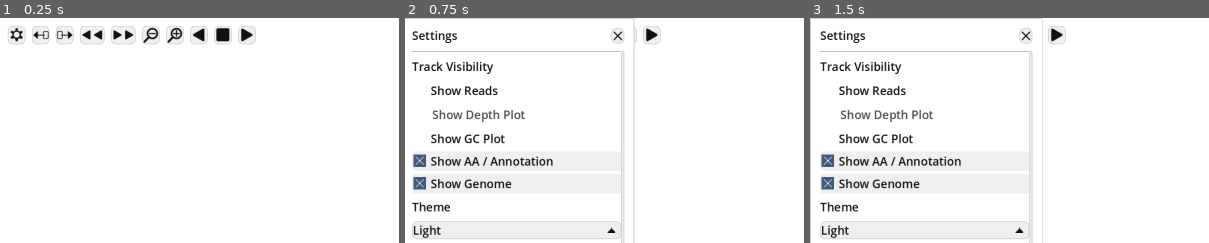
Above: before the commit, frames 1-3 (left to right).
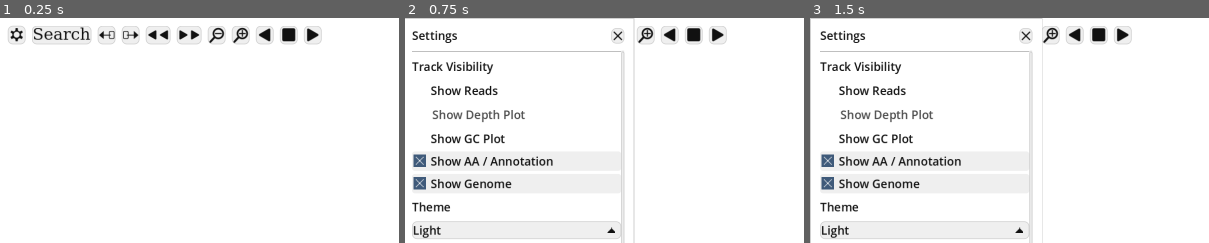
Above: after the commit, the same moments.

Repository: martinghunt/seqhiker
Game: Godot game, scene res://scenes/Main.tscn
Two runs of this game, one before a commit and one after it. Both use one fixed random seed, a clock stepped at 60 frames per second and the inputs below.
Inputs (mouse positions are % of the whole screen's width and height, from its top left):
- Up to frame 1 (0.25 s): no input
- Up to frame 2 (0.75 s): click "C" at 0.5 s
- Up to frame 3 (1.5 s): click (8, 4) at 1.25 s, where only the run after the commit has a clickable "Search"
The pictures show only the part of the screen within x 0-50%, y 0-50%; the shares and areas given below are measured in that part.

The runs differ from the first frame. In frame 1, 2.7% of the frame differs, in the area x 8-81%, y 3-12%; in frame 2, 0.9%; in frame 3, 0.9%.

Commit message:
Add search

Diff:
--- a/project.godot
+++ b/project.godot
@@ -64,6 +64,12 @@
 seqhiker_close_right_panel={
 "deadzone": 0.5,
 "events": [Object(InputEventKey,"resource_local_to_scene":false,"resource_name":"","device":0,"window_id":0,"alt_presse …(194 unchanged characters)…
+]
+}
+seqhiker_toggle_search={
+"deadzone": 0.5,
+"events": [Object(InputEventKey,"resource_local_to_scene":false,"resource_name":"","device":0,"window_id":0,"alt_pressed":false,"shift_pressed":false,"ctrl_pressed":true,"meta_pressed":false,"pressed":false,"keycode":70,"physical_keycode":0,"key_label":0,"unicode":0,"location":0,"echo":false,"script":null)
+, Object(InputEventKey,"resource_local_to_scene":false,"resource_name":"","device":0,"window_id":0,"alt_pressed":false,"shift_pressed":false,"ctrl_pressed":false,"meta_pressed":true,"pressed":false,"keycode":70,"physical_keycode":0,"key_label":0,"unicode":0,"location":0,"echo":false,"script":null)
 ]
 }
 seqhiker_view_slot_load_1={
--- a/scenes/Main.tscn
+++ b/scenes/Main.tscn
@@ -9,6 +9,12 @@
 
 [sub_resource type="Shortcut" id="Shortcut_toggle_settings"]
 events = [SubResource("InputEventAction_toggle_settings")]
+
+[sub_resource type="InputEventAction" id="InputEventAction_toggle_search"]
+action = &"seqhiker_toggle_search"
+
+[sub_resource type="Shortcut" id="Shortcut_toggle_search"]
+events = [SubResource("InputEventAction_toggle_search")]
 
 [sub_resource type="InputEventAction" id="InputEventAction_pan_left"]
 action = &"seqhiker_pan_left"
@@ -113,6 +119,14 @@
 grow_horizontal = 2
 grow_vertical = 2
 theme_override_constants/separation = 8
+
+[node name="SearchButton" type="Button" parent="Root/TopBar/ActionClipper/ActionStrip"]
+layout_mode = 2
+tooltip_text = "Open search panel"
+theme_override_fonts/font = ExtResource("2_0bbpv")
+shortcut = SubResource("Shortcut_toggle_search")
+shortcut_in_tooltip = false
+text = "Search"
 
 [node name="PanLeftButton" type="Button" parent="Root/TopBar/ActionClipper/ActionStrip"]
 layout_mode = 2
--- a/scripts/genome_view.gd
+++ b/scripts/genome_view.gd
@@ -2002,6 +2002,23 @@
 		_region_select_has_selection = false
 		emit_signal("region_selection_changed", false, 0, 0)
 
+func set_region_selection(start_bp: int, end_bp: int) -> void:
+	_region_select_dragging = false
+	var bp0 := mini(start_bp, end_bp)
+	var bp1 := maxi(start_bp, end_bp)
+	# Internal selection stores [start_edge, end_edge) while emitted/visible is inclusive.
+	_region_select_start_edge = bp0
+	_region_select_end_edge = bp1 + 1
+	_region_select_has_selection = true
+	emit_signal("region_selection_changed", true, bp0, bp1)
+	queue_redraw()
+
+func clear_region_selection() -> void:
+	_region_select_dragging = false
+	_region_select_has_selection = false
+	emit_signal("region_selection_changed", false, 0, 0)
+	queue_redraw()
+
 func auto_scroll_bp(delta_bp: float) -> bool:
 	if _plot_width() <= 0:
 		return true
--- a/scripts/main.gd
+++ b/scripts/main.gd
@@ -53,12 +53,19 @@
 const VIEW_SLOT_COUNT := 9
 const VIEW_SLOT_LOAD_ACTION_PREFIX := "seqhiker_view_slot_load_"
 const VIEW_SLOT_SAVE_ACTION_PREFIX := "seqhiker_view_slot_save_"
+const SEARCH_MODE_ANNOTATION := 0
+const SEARCH_MODE_DNA_EXACT := 1
+const SEARCH_SCOPE_CURRENT := 0
+const SEARCH_SCOPE_ALL := 1
+const SEARCH_DNA_MIN_LEN_DEFAULT := 12
+const SEARCH_MAX_HITS := 5000
 
 @onready var background: ColorRect = $Background
 @onready var genome_view: Control = $Root/ContentMargin/GenomeView
 @onready var settings_panel: PanelContainer = $SettingsPanel
 @onready var top_bar: HBoxContainer = $Root/TopBar
 @onready var settings_toggle_button: Button = $Root/TopBar/SettingsToggleButton
+@onready var search_button: Button = $Root/TopBar/ActionClipper/ActionStrip/SearchButton
 @onready var pan_left_button: Button = $Root/TopBar/ActionClipper/ActionStrip/PanLeftButton
 @onready var jump_start_button: Button = $Root/TopBar/ActionClipper/ActionStrip/JumpStartButton
 @onready var pan_right_button: Button = $Root/TopBar/ActionClipper/ActionStrip/PanRightButton
@@ -186,6 +193,17 @@
 var _chromosomes: Array[Dictionary] = []
 var _concat_segments: Array[Dictionary] = []
 var _track_settings_box: VBoxContainer
+var _search_box: VBoxContainer
+var _search_mode_option: OptionButton
+var _search_scope_option: OptionButton
+var _search_query_edit: LineEdit
+var _search_min_len_spin: SpinBox
+var _search_revcomp_cb: CheckBox
+var _search_case_sensitive_cb: CheckBox
+var _search_results_list: ItemList
+var _search_status_label: Label
+var _search_hits: Array[Dictionary] = []
+var _search_running := false
 var _track_settings_open := false
 var _active_track_settings_id := ""
 var _debug_enabled := false
@@ -324,6 +342,7 @@
 	play_button.pressed.connect(_start_auto_play)
 	play_left_button.pressed.connect(_start_auto_play_left)
 	stop_button.pressed.connect(_stop_auto_play)
+	search_button.pressed.connect(_toggle_search_panel)
 	genome_view.viewport_changed.connect(_on_viewport_changed)
 	genome_view.feature_clicked.connect(_on_feature_clicked)
 	genome_view.read_clicked.connect(_on_read_clicked)
@@ -349,6 +368,7 @@
 func _disable_button_focus() -> void:
 	var controls := [
 		settings_toggle_button,
+		search_button,
 		pan_left_button,
 		jump_start_button,
 		pan_right_button,
@@ -655,6 +675,80 @@
 	_track_settings_box = VBoxContainer.new()
 	_track_settings_box.visible = false
 	feature_content.add_child(_track_settings_box)
+	_search_box = VBoxContainer.new()
+	_search_box.visible = false
+	_search_box.add_theme_constant_override("separation", 8)
+	feature_content.add_child(_search_box)
+
+	var mode_label := Label.new()
+	mode_label.text = "Mode"
+	_search_mode_option = OptionButton.new()
+	_search_mode_option.add_item("Annotation text", SEARCH_MODE_ANNOTATION)
+	_search_mode_option.add_item("DNA exact", SEARCH_MODE_DNA_EXACT)
+	_search_mode_option.select(0)
+	_search_mode_option.item_selected.connect(_on_search_mode_changed)
+	_search_box.add_child(mode_label)
+	_search_box.add_child(_search_mode_option)
+
+	var scope_label := Label.new()
+	scope_label.text = "Scope"
+	_search_scope_option = OptionButton.new()
+	_search_scope_option.add_item("Current sequence", SEARCH_SCOPE_CURRENT)
+	_search_scope_option.add_item("All sequences", SEARCH_SCOPE_ALL)
+	_search_scope_option.select(SEARCH_SCOPE_CURRENT)
+	_search_box.add_child(scope_label)
+	_search_box.add_child(_search_scope_option)
+
+	var query_label := Label.new()
+	query_label.text = "Query"
+	_search_query_edit = LineEdit.new()
+	_search_query_edit.placeholder_text = "Name, ID, type, source..."
+	_search_query_edit.text_submitted.connect(func(_text: String) -> void:
+		_run_search()
+	)
+	_search_box.add_child(query_label)
+	_search_box.add_child(_search_query_edit)
+
+	var min_len_label := Label.new()
+	min_len_label.text = "DNA min length"
+	min_len_label.visible = false
+	_search_min_len_spin = SpinBox.new()
+	_search_min_len_spin.min_value = 4
+	_search_min_len_spin.max_value = 1000
+	_search_min_len_spin.step = 1
+	_search_min_len_spin.value = SEARCH_DNA_MIN_LEN_DEFAULT
+	_search_min_len_spin.visible = false
+	_search_box.add_child(min_len_label)
+	_search_box.add_child(_search_min_len_spin)
+	_search_mode_option.set_meta("min_len_label", min_len_label)
+	_search_revcomp_cb = CheckBox.new()
+	_search_revcomp_cb.text = "Include reverse-complement"
+	_search_revcomp_cb.visible = false
+	_search_box.add_child(_search_revcomp_cb)
+	_search_case_sensitive_cb = CheckBox.new()
+	_search_case_sensitive_cb.text = "Case-sensitive"
+	_search_case_sensitive_cb.button_pressed = false
+	_search_case_sensitive_cb.visible = true
+	_search_box.add_child(_search_case_sensitive_cb)
+
+	var run_button := Button.new()
+	run_button.text = "Search"
+	run_button.pressed.connect(func() -> void:
+		_run_search()
+	)
+	_search_box.add_child(run_button)
+
+	_search_status_label = Label.new()
+	_search_status_label.autowrap_mode = TextServer.AUTOWRAP_WORD_SMART
+	_search_status_label.text = "Ready."
+	_search_box.add_child(_search_status_label)
+
+	_search_results_list = ItemList.new()
+	_search_results_list.custom_minimum_size = Vector2(0, 260)
+	_search_results_list.size_flags_vertical = Control.SIZE_EXPAND_FILL
+	_search_results_list.item_selected.connect(_on_search_result_selected)
+	_search_results_list.item_activated.connect(_on_search_result_selected)
+	_search_box.add_child(_search_results_list)
 
 func _on_read_view_selected(index: int) -> void:
 	_read_view_option.select(index)
@@ -939,6 +1033,8 @@
 		_close_feature_panel()
 		return
 	_set_feature_labels_visible(false)
+	if _search_box != null:
+		_search_box.visible = false
 	feature_name_label.visible = true
 	feature_title_label.text = "%s track settings" % _track_label_for_id(track_id)
 	feature_name_label.text = ""
@@ -1177,6 +1273,261 @@
 	_feature_panel_open = true
 	_slide_feature_panel(true, true)
 
+func _toggle_search_panel() -> void:
+	if _search_box == null:
+		return
+	if _feature_panel_open and _search_box.visible:
+		_close_feature_panel()
+		return
+	_track_settings_open = false
+	_active_track_settings_id = ""
+	_set_feature_labels_visible(false)
+	feature_title_label.text = "Search"
+	feature_name_label.visible = false
+	feature_type_label.visible = false
+	feature_range_label.visible = false
+	feature_strand_label.visible = false
+	feature_source_label.visible = false
+	feature_seq_label.visible = false
+	if _track_settings_box != null:
+		_track_settings_box.visible = false
+	_search_box.visible = true
+	_feature_panel_open = true
+	_slide_feature_panel(true, true)
+	if _search_query_edit != null:
+		_search_query_edit.grab_focus()
+
+func _on_search_mode_changed(index: int) -> void:
+	if _search_mode_option == null:
+		return
+	var mode := int(_search_mode_option.get_item_id(index))
+	var show_dna := mode == SEARCH_MODE_DNA_EXACT
+	var min_len_label: Label = _search_mode_option.get_meta("min_len_label", null)
+	if min_len_label != null:
+		min_len_label.visible = show_dna
+	if _search_min_len_spin != null:
+		_search_min_len_spin.visible = show_dna
+	if _search_revcomp_cb != null:
+		_search_revcomp_cb.visible = show_dna
+	if _search_case_sensitive_cb != null:
+		_search_case_sensitive_cb.visible = not show_dna
+	if _search_query_edit != null:
+		_search_query_edit.placeholder_text = "ATGC..." if show_dna else "Name, ID, type, source..."
+
+func _run_search() -> void:
+	if _search_running:
+		return
+	if _search_query_edit == null or _search_status_label == null or _search_results_list == null:
+		return
+	var q := _search_query_edit.text.strip_edges()
+	if q.is_empty():
+		_search_status_label.text = "Enter a query."
+		return
+	_search_running = true
+	_search_hits.clear()
+	_search_results_list.clear()
+	var mode := int(_search_mode_option.get_selected_id())
+	var scope := int(_search_scope_option.get_selected_id()) if _search_scope_option != null else SEARCH_SCOPE_CURRENT
+	var chr_filter := _search_chr_ids_for_scope(scope)
+	if chr_filter.is_empty():
+		_search_status_label.text = "No sequence selected."
+		_search_running = false
+		return
+	var truncated := false
+	var ok := true
+	var case_sensitive := _search_case_sensitive_cb != null and _search_case_sensitive_cb.button_pressed
+	if mode == SEARCH_MODE_DNA_EXACT:
+		var clean := q.to_upper().replace(" ", "").replace("\n", "").replace("\t", "")
+		var min_len := maxi(1, int(_search_min_len_spin.value))
+		if clean.length() < min_len:
+			_search_status_label.text = "DNA query too short (min %d)." % min_len
+			_search_running = false
+			return
+		_search_status_label.text = "Searching DNA..."
+		var include_revcomp := _search_revcomp_cb != null and _search_revcomp_cb.button_pressed
+		var dna_res: Dictionary = await _search_dna_exact(clean, chr_filter, include_revcomp)
+		ok = bool(dna_res.get("ok", false))
+		truncated = bool(dna_res.get("truncated", false))
+	else:
+		_search_status_label.text = "Searching annotations..."
+		var ann_res: Dictionary = await _search_annotations_text(q, chr_filter, case_sensitive)
+		ok = bool(ann_res.get("ok", false))
+		truncated = bool(ann_res.get("truncated", false))
+	if not ok:
+		_search_running = false
+		return
+	_populate_search_results()
+	var msg := "%d hit(s)" % _search_hits.size()
+	if truncated:
+		msg += " (truncated at %d)" % SEARCH_MAX_HITS
+	_search_status_label.text = msg
+	_search_running = false
+
+func _search_chr_ids_for_scope(scope: int) -> PackedInt32Array:
+	var out := PackedInt32Array()
+	if scope == SEARCH_SCOPE_ALL:
+		for c_any in _chromosomes:
+			var c: Dictionary = c_any
+			out.append(int(c.get("id", -1)))
+		return out
+	if _selected_seq_id >= 0:
+		out.append(_selected_seq_id)
+	return out
+
+func _search_annotations_text(query: String, chr_filter: PackedInt32Array, case_sensitive: bool) -> Dictionary:
+	var truncated := false
+	var needle := query if case_sensitive else query.to_lower()
+	for c_any in _chromosomes:
+		var c: Dictionary = c_any
+		var chr_id := int(c.get("id", -1))
+		if chr_filter.find(chr_id) < 0:
+			continue
+		var chr_name := str(c.get("name", "chr"))
+		var resp: Dictionary = _zem.get_annotations(chr_id, 0, 0x7fffffff, 65535, 1)
+		if not resp.get("ok", false):
+			_search_status_label.text = "Annotation search failed: %s" % resp.get("error", "error")
+			return {"ok": false, "truncated": false}
+		for f_any in resp.get("features", []):
+			var f: Dictionary = f_any
+			var blob := "%s %s %s %s %s" % [
+				str(f.get("name", "")),
+				str(f.get("id", "")),
+				str(f.get("type", "")),
+				str(f.get("source", "")),
+				str(f.get("seq_name", chr_name))
+			]
+			var haystack := blob if case_sensitive else blob.to_lower()
+			if haystack.find(needle) < 0:
+				continue
+			_search_hits.append({
+				"kind": "annotation",
+				"chr_id": chr_id,
+				"chr_name": chr_name,
+				"start": int(f.get("start", 0)),
+				"end": int(f.get("end", int(f.get("start", 0)) + 1)),
+				"label": str(f.get("name", str(f.get("type", "feature"))))
+			})
+			if _search_hits.size() >= SEARCH_MAX_HITS:
+				truncated = true
+				return {"ok": true, "truncated": truncated}
+		await get_tree().process_frame
+	return {"ok": true, "truncated": truncated}
+
+func _search_dna_exact(pattern: String, chr_filter: PackedInt32Array, include_revcomp: bool) -> Dictionary:
+	var truncated := false
+	var rc_pattern := _revcomp_dna(pattern)
+	var use_rc := include_revcomp and not rc_pattern.is_empty() and rc_pattern != pattern
+	for c_any in _chromosomes:
+		var c: Dictionary = c_any
+		var chr_id := int(c.get("id", -1))
+		if chr_filter.find(chr_id) < 0:
+			continue
+		var chr_name := str(c.get("name", "chr"))
+		var chr_len := int(c.get("length", 0))
+		var resp: Dictionary = _zem.get_reference_slice(chr_id, 0, chr_len)
+		if not resp.get("ok", false):
+			_search_status_label.text = "DNA search failed: %s" % resp.get("error", "error")
+			return {"ok": false, "truncated": false}
+		var seq := str(resp.get("sequence", "")).to_upper()
+		var at := seq.find(pattern, 0)
+		while at >= 0:
+			_search_hits.append({
+				"kind": "dna",
+				"chr_id": chr_id,
+				"chr_name": chr_name,
+				"start": at,
+				"end": at + pattern.length(),
+				"label": pattern,
+				"strand": "+"
+			})
+			if _search_hits.size() >= SEARCH_MAX_HITS:
+				truncated = true
+				return {"ok": true, "truncated": truncated}
+			at = seq.find(pattern, at + 1)
+		if use_rc:
+			var at_rc := seq.find(rc_pattern, 0)
+			while at_rc >= 0:
+				_search_hits.append({
+					"kind": "dna",
+					"chr_id": chr_id,
+					"chr_name": chr_name,
+					"start": at_rc,
+					"end": at_rc + rc_pattern.length(),
+					"label": rc_pattern,
+					"strand": "-"
+				})
+				if _search_hits.size() >= SEARCH_MAX_HITS:
+					truncated = true
+					return {"ok": true, "truncated": truncated}
+				at_rc = seq.find(rc_pattern, at_rc + 1)
+		await get_tree().process_frame
+	return {"ok": true, "truncated": truncated}
+
+func _revcomp_dna(seq: String) -> String:
+	var s := seq.to_upper()
+	var chars: Array[String] = []
+	chars.resize(s.length())
+	for i in range(s.length()):
+		var c := s.substr(i, 1)
+		match c:
+			"A":
+				chars[s.length() - 1 - i] = "T"
+			"T":
+				chars[s.length() - 1 - i] = "A"
+			"C":
+				chars[s.length() - 1 - i] = "G"
+			"G":
+				chars[s.length() - 1 - i] = "C"
+			_:
+				return ""
+	return "".join(chars)
+
+func _populate_search_results() -> void:
+	_search_results_list.clear()
+	for hit_any in _search_hits:
+		var hit: Dictionary = hit_any
+		var strand_tag := ""
+		if hit.has("strand"):
+			strand_tag = " (%s)" % str(hit.get("strand", ""))
+		var text := "%s:%d-%d  %s" % [
+			str(hit.get("chr_name", "chr")),
+			int(hit.get("start", 0)),
+			int(hit.get("end", 0)),
+			"%s%s" % [str(hit.get("label", "match")), strand_tag]
+		]
+		_search_results_list.add_item(text)
+
+func _on_search_result_selected(index: int) -> void:
+	if index < 0 or index >= _search_hits.size():
+		return
+	_jump_to_search_hit(_search_hits[index])
+
+func _jump_to_search_hit(hit_any: Dictionary) -> void:
+	var hit: Dictionary = hit_any
+	var hit_kind := str(hit.get("kind", ""))
+	var chr_id := int(hit.get("chr_id", -1))
+	var start_bp := int(hit.get("start", 0))
+	var end_bp := int(hit.get("end", start_bp + 1))
+	if _seq_view_mode != SEQ_VIEW_SINGLE:
+		_seq_view_option.select(SEQ_VIEW_SINGLE)
+		_on_seq_view_selected(SEQ_VIEW_SINGLE)
+	for i in range(_seq_option.item_count):
+		if int(_seq_option.get_item_id(i)) == chr_id:
+			_seq_option.select(i)
+			_on_seq_selected(i)
+			break
+	var width_px := maxf(1.0, genome_view.size.x)
+	var current_bp_per_px := clampf(_last_bp_per_px, genome_view.min_bp_per_px, genome_view.max_bp_per_px)
+	var view_span_bp := int(ceil(current_bp_per_px * width_px))
+	var center_bp := 0.5 * float(start_bp + end_bp)
+	var target_start := maxi(0, int(floor(center_bp - 0.5 * float(view_span_bp))))
+	genome_view.set_view_state(float(target_start), current_bp_per_px)
+	if hit_kind == "dna":
+		genome_view.set_region_selection(start_bp, maxi(start_bp, end_bp - 1))
+	else:
+		genome_view.clear_region_selection()
+	_schedule_fetch()
+
 func _set_feature_labels_visible(show_labels: bool) -> void:
 	feature_type_label.visible = show_labels
 	feature_range_label.visible = show_labels
@@ -1226,12 +1577,36 @@
 	feature_source_label.add_theme_color_override("default_color", palette["text"])
 	feature_seq_label.add_theme_color_override("default_color", palette["text"])
 	status_message_label.add_theme_color_override("font_color", palette["text"])
+	_apply_search_theme(palette)
 	_apply_topbar_button_font_size()
+
+func _apply_search_theme(palette: Dictionary) -> void:
+	if _search_results_list != null:
+		var item_keys := [
+			"font_color",
+			"font_selected_color",
+			"font_hovered_color",
+			"font_hovered_selected_color",
+			"font_disabled_color",
+			"font_outline_color",
+			"selection_fill",
+			"selection_rect"
+		]
+		for key_any in item_keys:
+			_search_results_list.remove_theme_color_override(str(key_any))
+		_search_results_list.remove_theme_stylebox_override("panel")
+		_search_results_list.remove_theme_stylebox_override("focus")
+	if _search_status_label != null:
+		_search_status_label.add_theme_color_override("font_color", palette["text"])
+	if _search_query_edit != null:
+		_search_query_edit.add_theme_color_override("font_color", palette["text"])
+		_search_query_edit.add_theme_color_override("font_placeholder_color", palette.get("grid", palette["text"]))
 
 func _apply_topbar_button_font_size() -> void:
 	var topbar_font_size := clampi(_ui_font_size + 6, MIN_UI_FONT_SIZE, MAX_UI_FONT_SIZE + 6)
 	var topbar_buttons := [
 		settings_toggle_button,
+		search_button,
 		pan_left_button,
 		pan_right_button,
 		zoom_out_button,
@@ -2219,6 +2594,13 @@
 	if file_list.item_count == 0:
 		file_list.add_item(FILE_LIST_PLACEHOLDER)
 		file_list.set_item_disabled(0, true)
+	for i in range(file_list.item_count):
+		if file_list.is_item_disabled(i):
+			var muted := _theme_text_color
+			muted.a = 0.7
+			file_list.set_item_custom_fg_color(i, muted)
+		else:
+			file_list.set_item_custom_fg_color(i, _theme_text_color)
 	var font := file_list.get_theme_font("font")
 	var font_size := file_list.get_theme_font_size("font_size")
 	var row_h := 20.0
@@ -2490,6 +2872,8 @@
 	_set_feature_labels_visible(true)
 	if _track_settings_box != null:
 		_track_settings_box.visible = false
+	if _search_box != null:
+		_search_box.visible = false
 	feature_name_label.text = "Name: %s" % str(feature.get("name", "-"))
 	feature_type_label.text = "Type: %s" % str(feature.get("type", "-"))
 	feature_range_label.text = "Range: %d - %d" % [int(feature.get("start", 0)), int(feature.get("end", 0))]
@@ -2510,6 +2894,8 @@
 	_set_feature_labels_visible(true)
 	if _track_settings_box != null:
 		_track_settings_box.visible = false
+	if _search_box != null:
+		_search_box.visible = false
 	var read_name := str(read.get("name", ""))
 	if read_name.is_empty():
 		read_name = "(unnamed)"
@@ -2555,6 +2941,8 @@
 	_active_track_settings_id = ""
 	if _track_settings_box != null:
 		_track_settings_box.visible = false
+	if _search_box != null:
+		_search_box.visible = false
 	_slide_feature_panel(false, true)
 
 func _process(delta: float) -> void:
--- a/scripts/themes.gd
+++ b/scripts/themes.gd
@@ -318,22 +318,35 @@
 
 func _set_item_list_styles(theme: Theme, p: Dictionary) -> void:
 	var panel := StyleBoxFlat.new()
-	panel.bg_color = p["field_bg"]
-	panel.border_color = p["field_border"]
+	panel.bg_color = p["button_bg"]
+	panel.border_color = p["border"]
 	panel.set_border_width_all(1)
 	panel.set_corner_radius_all(6)
 	theme.set_stylebox("panel", "ItemList", panel)
 
 	var focus := panel.duplicate()
+	focus.bg_color = Color(0, 0, 0, 0)
 	focus.border_color = p["field_focus"]
 	focus.set_border_width_all(2)
 	theme.set_stylebox("focus", "ItemList", focus)
 
+	var selected_bg: Color = p["button_pressed"]
+	var selected_border: Color = p["border"]
+	var cursor := StyleBoxFlat.new()
+	cursor.bg_color = selected_bg
+	cursor.border_color = selected_border
+	cursor.set_border_width_all(1)
+	cursor.set_corner_radius_all(4)
+	theme.set_stylebox("cursor", "ItemList", cursor)
+	theme.set_stylebox("cursor_unfocused", "ItemList", cursor.duplicate())
+
 	theme.set_color("font_selected_color", "ItemList", p["text"])
 	theme.set_color("font_hovered_color", "ItemList", p["text"])
+	theme.set_color("font_hovered_selected_color", "ItemList", p["text"])
+	theme.set_color("font_disabled_color", "ItemList", p["text_muted"])
 	theme.set_color("font_outline_color", "ItemList", Color(0, 0, 0, 0))
-	theme.set_color("selection_fill", "ItemList", p["button_hover"])
-	theme.set_color("selection_rect", "ItemList", p["accent"])
+	theme.set_color("selection_fill", "ItemList", selected_bg)
+	theme.set_color("selection_rect", "ItemList", selected_border)
 
 func _set_popup_menu_styles(theme: Theme, p: Dictionary) -> void:
 	var panel := StyleBoxFlat.new()
Not shown: 1 places in scenes/Main.tscn that only renumber resources
